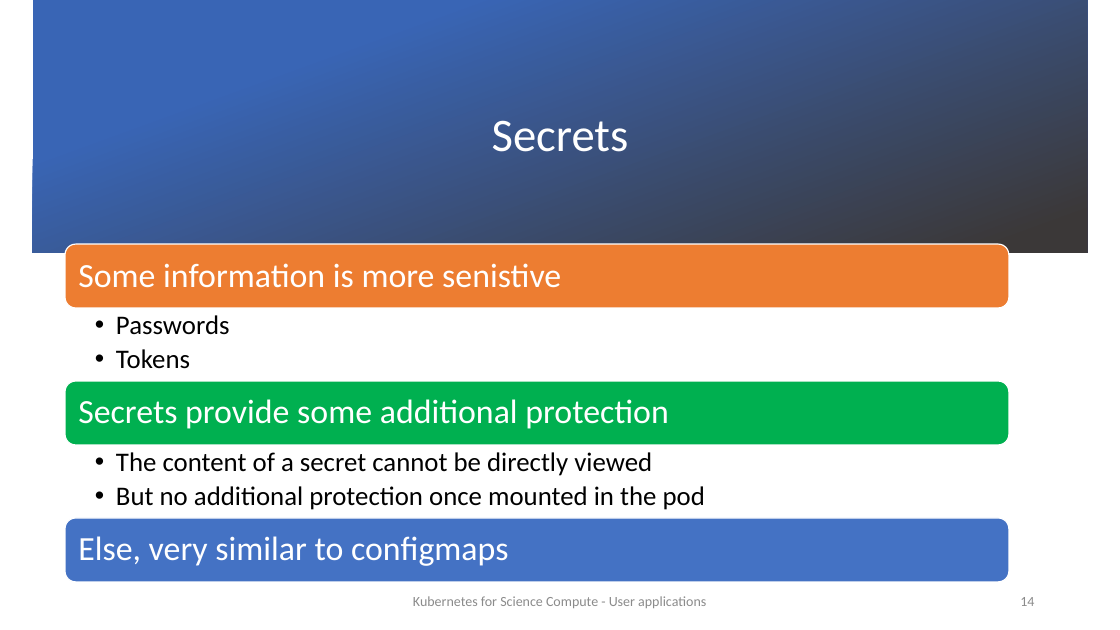
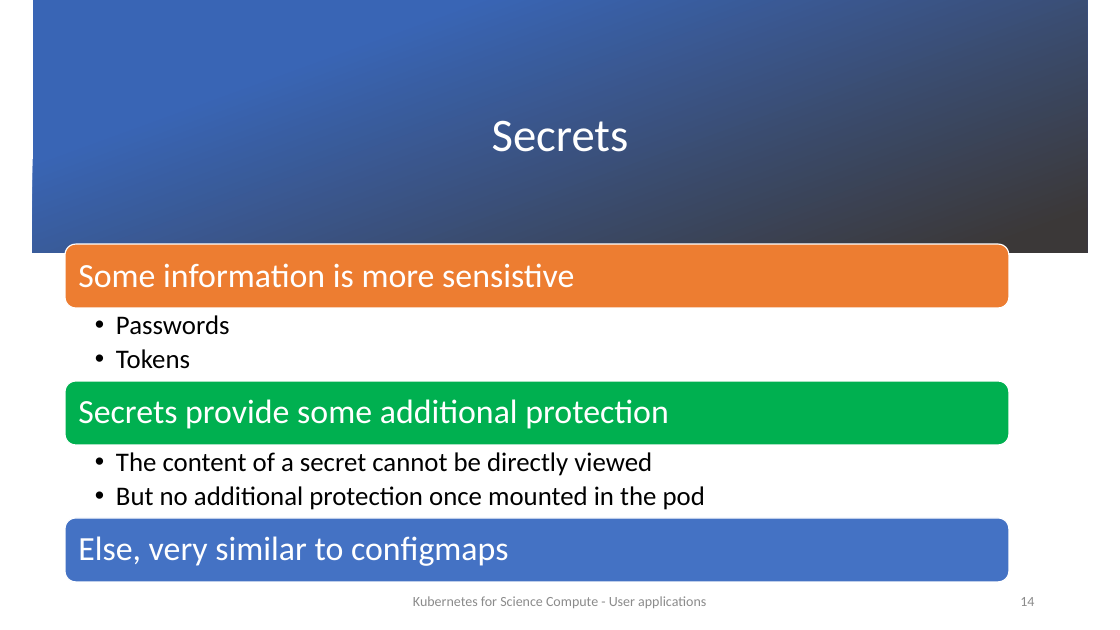
Before and after one commit to sfiligoi/tutorial-k8s-sdsc2022, a slide deck: slide 14 of slides/2_kubernetes_apps.pptx. Drawn at 1120x630 pixels with LibreOffice and Linux fonts; fonts in the diff are those of the drawing; background and template pictures are left out. Boxes give left, top, right and bottom in pixels: in the first picture for what was removed or moved away, otherwise in the second. Text is boxed around its words. In the diff, an @@ line names an element or a change of style, - is before the commit and + after.

Commit message:
Fix typo

```diff
--- a/slides/2_kubernetes_apps.pptx
+++ b/slides/2_kubernetes_apps.pptx
@@ text at [78,263,574,288]: text changed @@
-Some information is more senistive
+Some information is more sensistive
```
